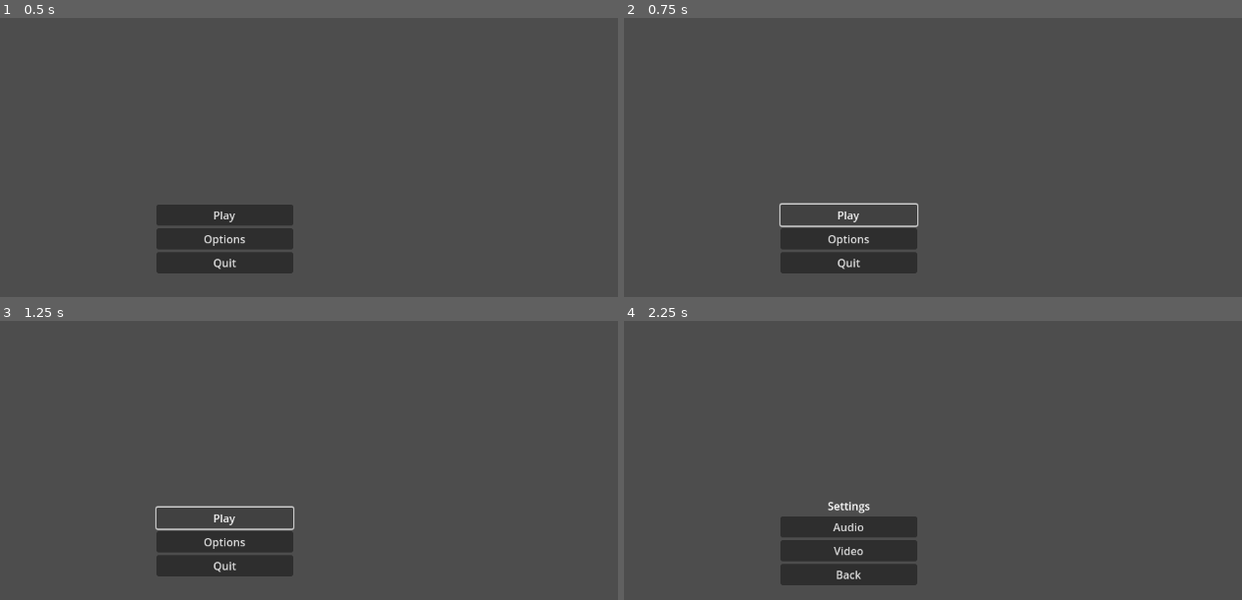
Above: before the commit, frames 1-4 (two rows, left to right).
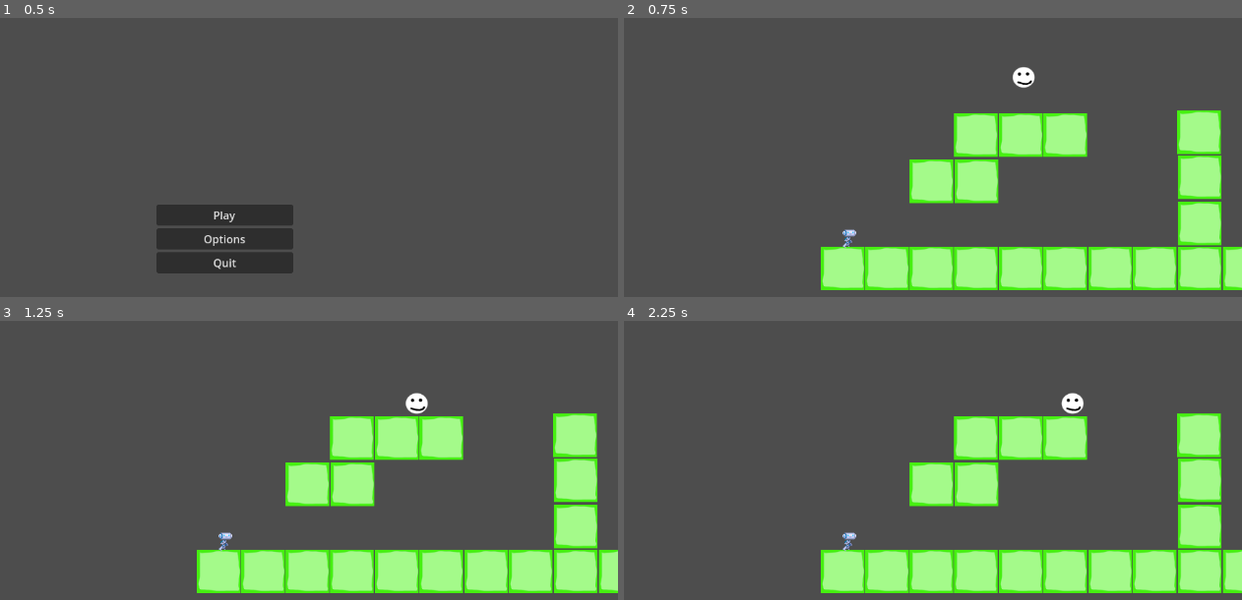
Above: after the commit, the same moments.

Repository: Slabity/LudumDare53
Game: Godot game, scene res://src/scenes/main_scene.tscn
Two runs of this game, one before a commit and one after it. Both use one fixed random seed, a clock stepped at 60 frames per second and the inputs below.
Inputs (mouse positions are in pixels of both pictures, inside the frame that each line leads up to):
- Up to frame 1 (0.5 s): no input
- Up to frame 2 (0.75 s): click "Play" at 0.5 s
- Up to frame 3 (1.25 s): no input
- Up to frame 4 (2.25 s): click (846, 519) at 1.25 s, where only the run before the commit has a clickable "Play"; click (846, 541) at 2 s, where only the run before the commit has a clickable "Options"

Frame 1 is identical in both runs. In frame 2, 22% of the frame differs, in the area x 25-100%, y 17-98%; in frame 3, 22%; in frame 4, 23%, in the area x 25-100%, y 25-98%.

Commit message:
Fix merge conflicts again
again fix merge conlficts

Diff:
--- a/src/player/player.tscn
+++ b/src/player/player.tscn
@@ -2,7 +2,7 @@
 
 [ext_resource type="Script" path="res://src/player/player.gd" id="1_hj51j"]
 [ext_resource type="Texture2D" uid="uid://cvanx1etquv83" path="res://src/player/robot_demo.png" id="1_pqllh"]
-[ext_resource type="PackedScene" uid="uid://ba77kgop2fdgi" path="res://src/player/dash_trail_sprite.tscn" id="2_uq7gs"]
+[ext_resource type="PackedScene" uid="uid://ba77kgop2fdgi" path="res://src/scenes/player/dash_trail_sprite.tscn" id="2_uq7gs"]
 [ext_resource type="PackedScene" uid="uid://b5sd73yadu1wj" path="res://src/utils/cooldowns.tscn" id="3_4k5eq"]
 [ext_resource type="Texture2D" uid="uid://bmniq7827svrg" path="res://src/player/coin.png" id="4_evvp3"]
 
--- a/src/scenes/main_scene.gd
+++ b/src/scenes/main_scene.gd
@@ -2,7 +2,7 @@
 
 
 func _on_main_menu_play_game():
-	print("TODO: Play game")
+	get_tree().change_scene_to_file("res://src/scenes/main_level.tscn")
 
 
 func _on_main_menu_exit_menu():
--- a/src/scenes/menus/main_menu.gd
+++ b/src/scenes/menus/main_menu.gd
@@ -16,6 +16,7 @@
 	play_game.emit()
 
 
+
 func _on_options_button_pressed():
 	switch_to_menu("SettingsMenu")
 
